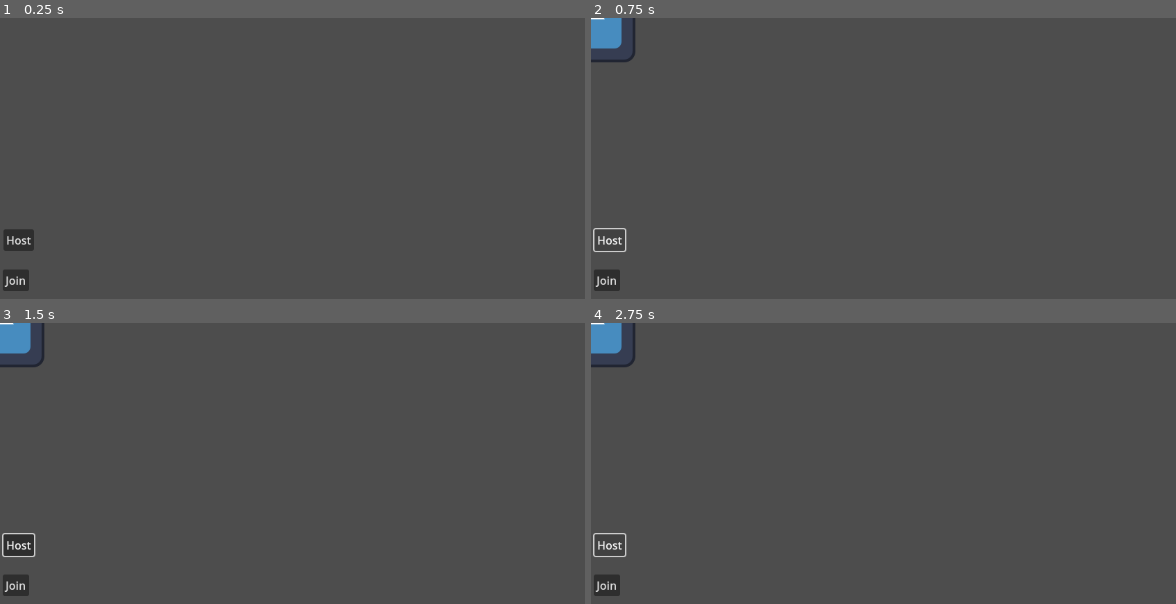
Above: before the commit, frames 1-4 (two rows, left to right).
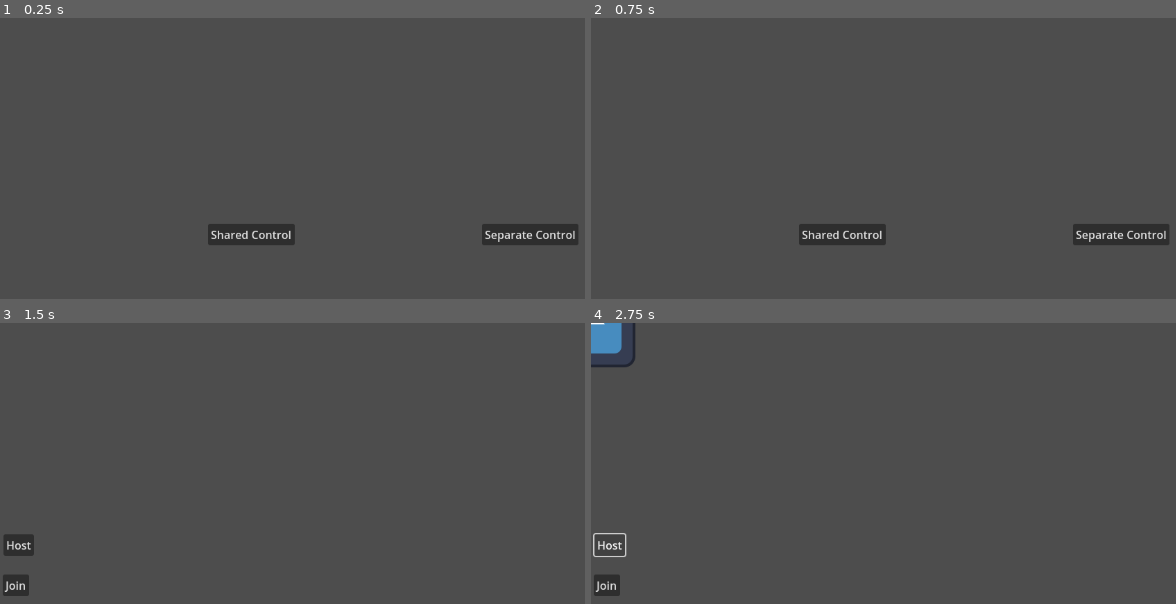
Above: after the commit, the same moments.

Repository: royalcaster/split-souls
Game: Godot game, scene res://scenes/MainMenu.tscn
Same seed, same stepped clock (60 frames per second), same inputs: the game is played once before the commit and once after it. Before the commit the project starts from res://scenes/multiplayer_test.tscn. The engine's default icon, where the game draws it, is replaced by a stand-in: a white triangle on a blue panel in a dark square.
Inputs (mouse positions are in pixels of both pictures, inside the frame that each line leads up to):
- Up to frame 1 (0.25 s): no input
- Up to frame 2 (0.75 s): click (608, 239) at 0.5 s, where only the run before the commit has a clickable "Host"
- Up to frame 3 (1.5 s): click (251, 539) at 1.25 s, where only the run after the commit has a clickable "Shared Control"
- Up to frame 4 (2.75 s): click "Host" at 2 s

The runs differ from the first frame. In frame 1, 2.8% of the frame differs, in the area x 0-99%, y 73-98%; in frame 2, 3.4%, in the area x 0-99%, y 0-98%; in frame 3, 0.8%; in frame 4, nothing differs.

Commit message:
added second mode

Diff:
--- a/project.godot
+++ b/project.godot
@@ -11,6 +11,6 @@
 [application]
 
 config/name="split-souls"
-run/main_scene="uid://ctdryvr6i4ev4"
+run/main_scene="uid://c451dq2hoct4b"
 config/features=PackedStringArray("4.4", "Forward Plus")
 config/icon="res://icon.svg"
--- /dev/null
+++ b/scenes/MainMenu.tscn
@@ -0,0 +1,23 @@
+[gd_scene load_steps=2 format=3 uid="uid://c451dq2hoct4b"]
+
+[ext_resource type="Script" uid="uid://qswasrfckafe" path="res://scenes/main_menu.gd" id="1_yqorp"]
+
+[node name="MainMenu" type="Node2D"]
+script = ExtResource("1_yqorp")
+
+[node name="SharedControlButton" type="Button" parent="."]
+offset_left = 300.0
+offset_top = 297.0
+offset_right = 425.0
+offset_bottom = 328.0
+text = "Shared Control"
+
+[node name="SeparateControlButton" type="Button" parent="."]
+offset_left = 695.0
+offset_top = 297.0
+offset_right = 820.0
+offset_bottom = 328.0
+text = "Separate Control"
+
+[connection signal="pressed" from="SharedControlButton" to="." method="_on_shared_control_button_pressed"]
+[connection signal="pressed" from="SeparateControlButton" to="." method="_on_separate_control_button_pressed"]
--- /dev/null
+++ b/scenes/main_menu.gd
@@ -0,0 +1,9 @@
+extends Node2D
+
+func _on_shared_control_button_pressed():
+	get_tree().change_scene_to_file("res://scenes/shared_mode/shared_mode.tscn")
+
+
+func _on_separate_control_button_pressed():
+	print("sep")
+	get_tree().change_scene_to_file("res://scenes/separate_mode/separate_mode.tscn")
--- /dev/null
+++ b/scenes/separate_mode/basic_player_separate.gd
@@ -0,0 +1,10 @@
+extends CharacterBody2D
+
+func _enter_tree():
+	set_multiplayer_authority(name.to_int())
+
+func _physics_process(delta):
+	print("worksss")
+	if is_multiplayer_authority():
+		velocity = Input.get_vector("ui_left","ui_right","ui_up","ui_down")*400
+	move_and_slide()
--- /dev/null
+++ b/scenes/separate_mode/basic_player_separate.tscn
@@ -0,0 +1,18 @@
+[gd_scene load_steps=4 format=3 uid="uid://chc6olsxsnsuk"]
+
+[ext_resource type="Script" uid="uid://2wupsf30dksf" path="res://scenes/separate_mode/basic_player_separate.gd" id="1_fo4st"]
+[ext_resource type="Texture2D" uid="uid://b1ijjnlvqdii0" path="res://icon.svg" id="2_hfhlj"]
+
+[sub_resource type="SceneReplicationConfig" id="SceneReplicationConfig_mtljs"]
+properties/0/path = NodePath(".:position")
+properties/0/spawn = true
+properties/0/replication_mode = 1
+
+[node name="basic_player_separate" type="CharacterBody2D"]
+script = ExtResource("1_fo4st")
+
+[node name="Sprite2D" type="Sprite2D" parent="."]
+texture = ExtResource("2_hfhlj")
+
+[node name="MultiplayerSynchronizer" type="MultiplayerSynchronizer" parent="."]
+replication_config = SubResource("SceneReplicationConfig_mtljs")
--- /dev/null
+++ b/scenes/separate_mode/separate_mode.gd
@@ -0,0 +1,21 @@
+extends Node2D
+
+var peer = ENetMultiplayerPeer.new()
+@export var player_scene: PackedScene
+
+func _on_host_pressed():
+	print("host joined2")
+	peer.create_server(445)
+	multiplayer.multiplayer_peer = peer
+	multiplayer.peer_connected.connect(_add_player)
+	_add_player()
+
+func _add_player(id=1):
+	var player = player_scene.instantiate()
+	player.name =str(id)
+	call_deferred("add_child",player)
+
+func _on_join_pressed():
+	print("client joined2")
+	peer.create_client( "127.0.0.1",445)
+	multiplayer.multiplayer_peer = peer
--- /dev/null
+++ b/scenes/separate_mode/separate_mode.tscn
@@ -0,0 +1,30 @@
+[gd_scene load_steps=3 format=3 uid="uid://crmuxxt56ilmm"]
+
+[ext_resource type="Script" uid="uid://qol35b7pwisu" path="res://scenes/separate_mode/separate_mode.gd" id="1_10em3"]
+[ext_resource type="PackedScene" uid="uid://chc6olsxsnsuk" path="res://scenes/separate_mode/basic_player_separate.tscn" id="1_mibby"]
+
+[node name="separate_mode" type="Node2D"]
+script = ExtResource("1_10em3")
+player_scene = ExtResource("1_mibby")
+
+[node name="Host" type="Button" parent="."]
+offset_left = 5.0
+offset_top = 305.0
+offset_right = 49.0
+offset_bottom = 336.0
+text = "Host"
+
+[node name="join" type="Button" parent="."]
+offset_left = 4.0
+offset_top = 363.0
+offset_right = 42.0
+offset_bottom = 394.0
+text = "Join
+"
+
+[node name="MultiplayerSpawner" type="MultiplayerSpawner" parent="."]
+_spawnable_scenes = PackedStringArray("uid://1sw4hopa0wff")
+spawn_path = NodePath("..")
+
+[connection signal="pressed" from="Host" to="." method="_on_host_pressed"]
+[connection signal="pressed" from="join" to="." method="_on_join_pressed"]
--- a/scenes/basic_player.tscn
+++ b/scenes/shared_mode/basic_player.tscn
@@ -1,7 +1,7 @@
 [gd_scene load_steps=4 format=3 uid="uid://1sw4hopa0wff"]
 
-[ext_resource type="Script" uid="uid://ip3undbjyb11" path="res://basic_player.gd" id="1_j1kr1"]
-[ext_resource type="Texture2D" uid="uid://b1ijjnlvqdii0" path="res://icon.svg" id="2_ipur3"]
+[ext_resource type="Script" uid="uid://ip3undbjyb11" path="res://scenes/shared_mode/basic_player.gd" id="1_jmgth"]
+[ext_resource type="Texture2D" uid="uid://b1ijjnlvqdii0" path="res://icon.svg" id="2_b8g8f"]
 
 [sub_resource type="SceneReplicationConfig" id="SceneReplicationConfig_mtljs"]
 properties/0/path = NodePath(".:position")
@@ -9,10 +9,10 @@
 properties/0/replication_mode = 1
 
 [node name="basic_player" type="CharacterBody2D"]
-script = ExtResource("1_j1kr1")
+script = ExtResource("1_jmgth")
 
 [node name="Sprite2D" type="Sprite2D" parent="."]
-texture = ExtResource("2_ipur3")
+texture = ExtResource("2_b8g8f")
 
 [node name="MultiplayerSynchronizer" type="MultiplayerSynchronizer" parent="."]
 replication_config = SubResource("SceneReplicationConfig_mtljs")
--- a/scenes/multiplayer_test.tscn
+++ b/scenes/shared_mode/shared_mode.tscn
@@ -1,11 +1,11 @@
 [gd_scene load_steps=3 format=3 uid="uid://ctdryvr6i4ev4"]
 
-[ext_resource type="Script" uid="uid://cibufbaymqcjv" path="res://multiplayer_test.gd" id="1_4k8ny"]
-[ext_resource type="PackedScene" uid="uid://1sw4hopa0wff" path="res://scenes/basic_player.tscn" id="2_6jr63"]
+[ext_resource type="Script" uid="uid://cibufbaymqcjv" path="res://scenes/shared_mode/shared_mode.gd" id="1_qliv4"]
+[ext_resource type="PackedScene" uid="uid://1sw4hopa0wff" path="res://scenes/shared_mode/basic_player.tscn" id="2_urad6"]
 
 [node name="Multiplayer_Test" type="Node2D"]
-script = ExtResource("1_4k8ny")
-player_scene = ExtResource("2_6jr63")
+script = ExtResource("1_qliv4")
+player_scene = ExtResource("2_urad6")
 
 [node name="Host" type="Button" parent="."]
 offset_left = 5.0
Not shown, added: scenes/main_menu.gd.uid
Not shown, added: scenes/separate_mode/basic_player_separate.gd.uid
Not shown, added: scenes/separate_mode/separate_mode.gd.uid
Renamed: basic_player.gd -> scenes/shared_mode/basic_player.gd
Renamed: basic_player.gd.uid -> scenes/shared_mode/basic_player.gd.uid
Renamed: multiplayer_test.gd -> scenes/shared_mode/shared_mode.gd
Renamed: multiplayer_test.gd.uid -> scenes/shared_mode/shared_mode.gd.uid
Not shown, changed: README.md
